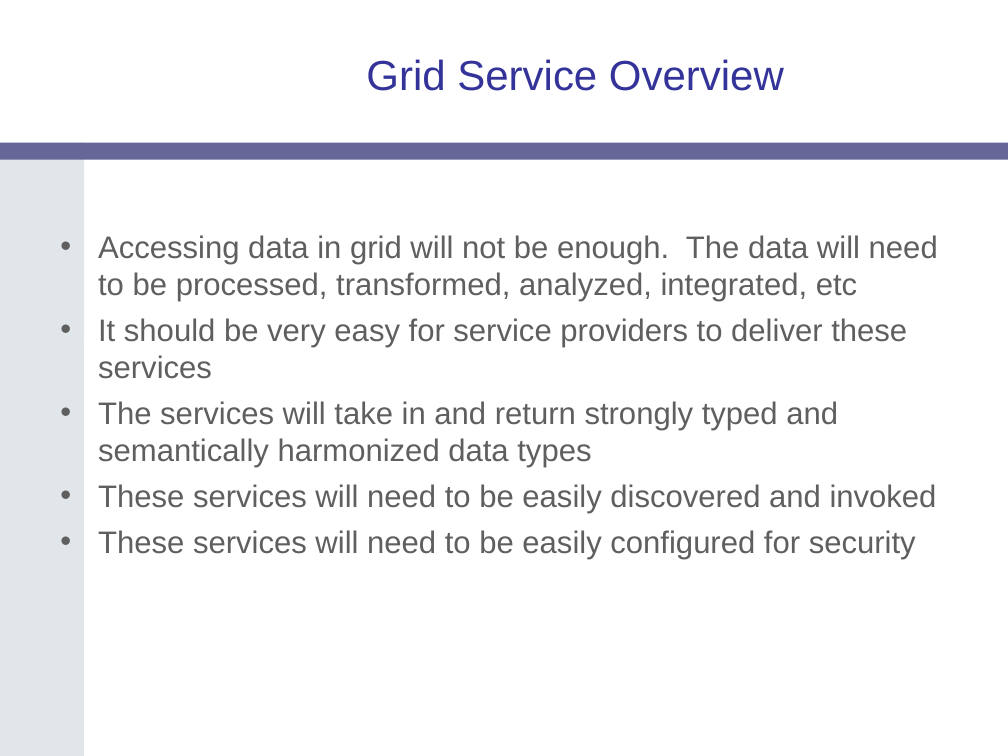
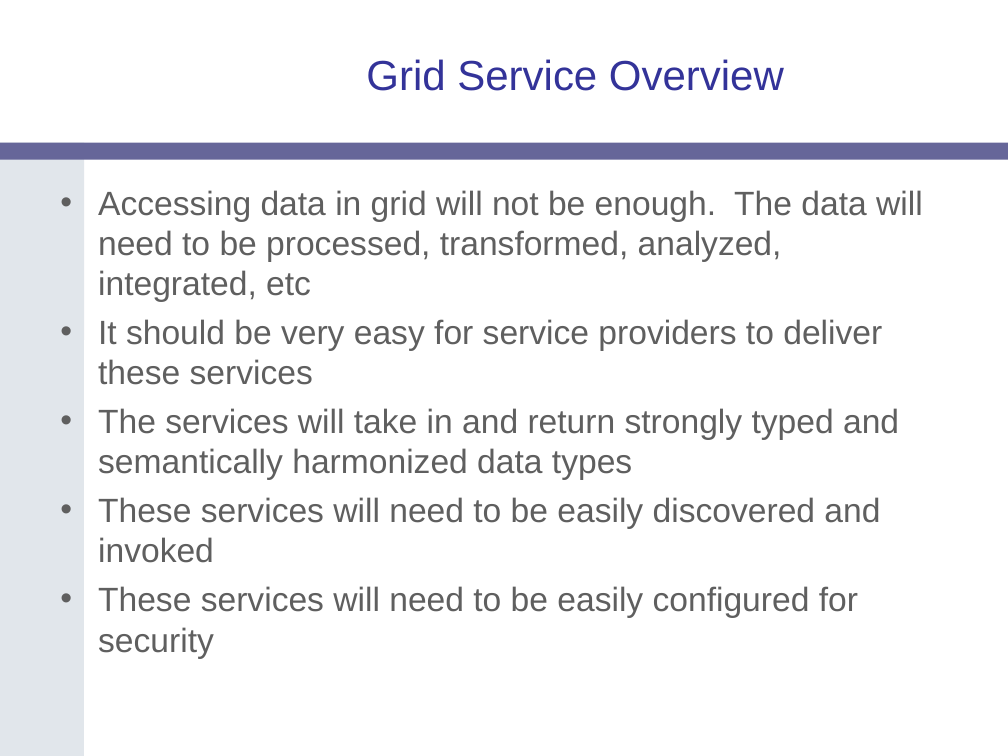
Before and after one commit to NCIP/cagrid-portal, a slide deck: slide 4 of cagrid-1-0/Documentation/presentations/introduce/Introduce-WIP.ppt. Drawn at 1008x756 pixels with LibreOffice and Linux fonts; fonts in the diff are those of the drawing; background and template pictures are left out. Boxes give left, top, right and bottom in pixels: in the first picture for what was removed or moved away, otherwise in the second. Text is boxed around its words. In the diff, an @@ line names an element or a change of style, - is before the commit and + after.

```diff
--- a/cagrid-1-0/Documentation/presentations/introduce/Introduce-WIP.ppt
+++ b/cagrid-1-0/Documentation/presentations/introduce/Introduce-WIP.ppt
@@ text "Accessing data in grid will ..." at bbox=[98, 190, 923, 659]: size 22.2 to 24 pt @@
```
Also in this commit, not shown: 1 other slide changed.
